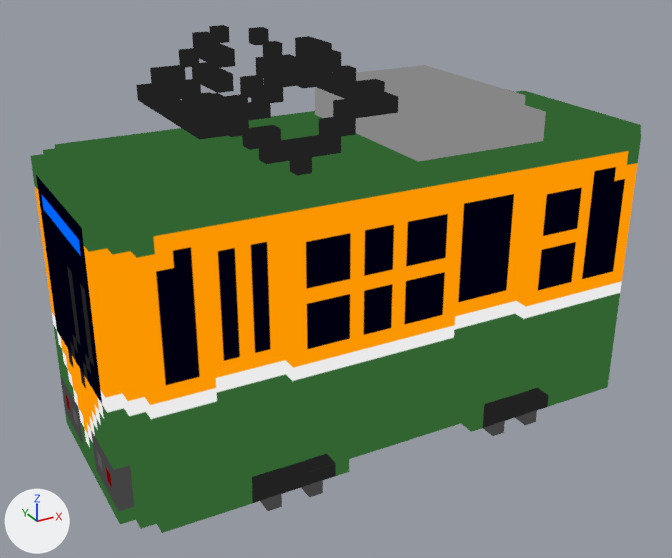
A saved change to the glTF model models/kagoshimashiden2.glb.
Both versions are drawn from a 50 mm camera at (-0.634, -1.059, 0.754) aimed at (-0.052, 0.0, 0.225). The axes (+X, +Y, +Z) are drawn at lower left. The lights are the same throughout. The older version comes first. Where no turn or scale is listed for an object, it has been applied to the vertices.

Names of what the first picture shows: 'kagoshimashiden2'.
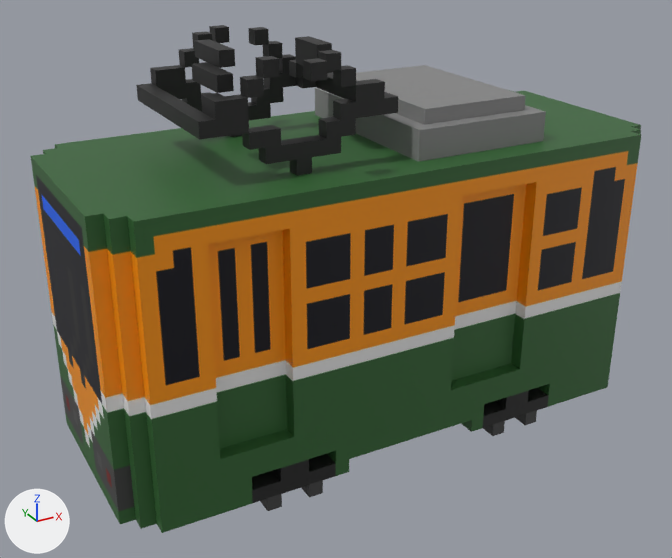
Pixel boxes [x1, y1, x2, y2] of what changed, in the pictures (672 x 558 px):
'kagoshimashiden2', recoloured
    both: [31, 25, 641, 533]

Patch to the scene script:
```diff
--- a/models/kagoshimashiden2.glb.py
+++ b/models/kagoshimashiden2.glb.py
@@ mat_material_kagoshimashiden2 @@
 _N = mat_material_kagoshimashiden2.node_tree.nodes; _L = mat_material_kagoshimashiden2.node_tree.links
-n0 = _N.new('ShaderNodeEmission'); n0.name = 'Emission'
-n1 = _N.new('ShaderNodeLightPath'); n1.name = 'Light Path'
-n2 = _N.new('ShaderNodeBsdfTransparent'); n2.name = 'Transparent BSDF'
-n3 = _N.new('ShaderNodeMixShader'); n3.name = 'Mix Shader'
+n8 = _N.new('ShaderNodeBsdfPrincipled'); n8.name = 'Principled BSDF'
 n4 = _N.new('ShaderNodeOutputMaterial'); n4.name = 'Material Output'
@@ mat_material_kagoshimashiden2 @@
 n5 = _N.new('ShaderNodeMix'); n5.name = 'Mix'
 n7.image = img_image_material_kagoshimashiden2_1024
-_L.new(n1.outputs[0], n3.inputs[0])  # 'Is Camera Ray' to 'Factor'
-_L.new(n2.outputs[0], n3.inputs[1])  # 'BSDF' to 'Shader'
-_L.new(n0.outputs[0], n3.inputs[2])  # 'Emission' to 'Shader'
-_L.new(n3.outputs[0], n4.inputs[0])  # 'Shader' to 'Surface'
-_L.new(n5.outputs[2], n0.inputs[0])  # 'Result' to 'Color'
 _L.new(n6.outputs[0], n5.inputs[7])  # 'Color' to 'B'
 _L.new(n7.outputs[0], n5.inputs[6])  # 'Color' to 'A'
+_L.new(n8.outputs[0], n4.inputs[0])  # 'BSDF' to 'Surface'
+_L.new(n5.outputs[2], n8.inputs[0])  # 'Result' to 'Base Color'
```
